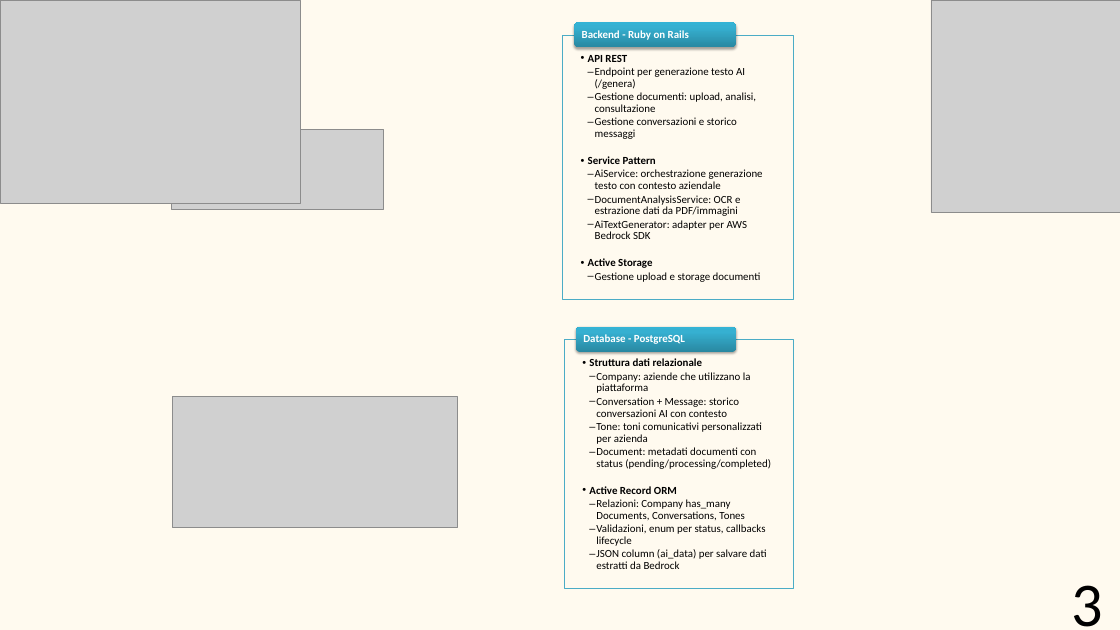
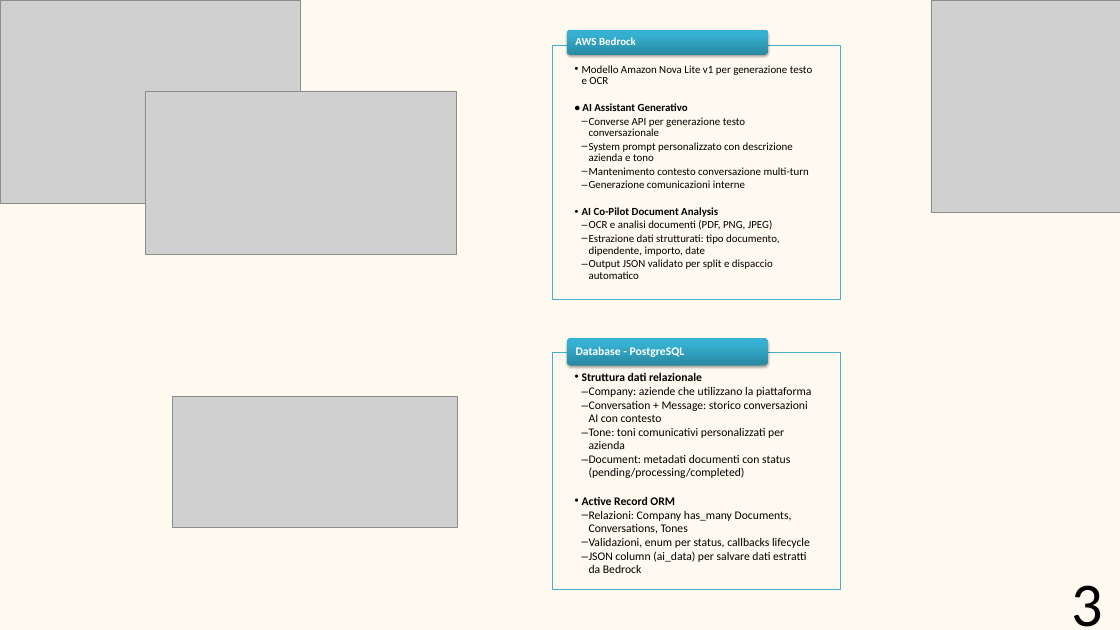
Before and after one commit to BugBustersUnipd/DocumentazioneSWE, a slide deck: slide 4 of RTB/TECNOLOGIE/Tecnologie.pptx. Drawn at 1120x630 pixels with LibreOffice and Linux fonts; fonts in the diff are those of the drawing; grey boxes stand for pictures. Boxes give left, top, right and bottom in pixels: in the first picture for what was removed or moved away, otherwise in the second. Text is boxed around its words. In the diff, an @@ line names an element or a change of style, - is before the commit and + after.

```diff
--- a/RTB/TECNOLOGIE/Tecnologie.pptx
+++ b/RTB/TECNOLOGIE/Tecnologie.pptx
@@ rectangle resized from (x1=563, y1=35, x2=794, y2=300) to (x1=552, y1=46, x2=840, y2=300) @@
@@ rounded rectangle resized from (x1=575, y1=22, x2=736, y2=48) to (x1=567, y1=30, x2=768, y2=55) @@
@@ text added at (x1=575, y1=37, x2=636, y2=45), 14 pt, text #FFFFFF, bold @@
+AWS Bedrock
@@ text removed at (x1=582, y1=30, x2=689, y2=40) @@
-Backend - Ruby on Rails
@@ text removed at (x1=588, y1=55, x2=763, y2=282) @@
-  • API REST
-    – Endpoint per generazione testo AI (/genera)
-    – Gestione documenti: upload, analisi, consultazione
-    – Gestione conversazioni e storico messaggi
-  • Service Pattern
-    – AiService: orchestrazione generazione testo con contesto aziendale
-    – DocumentAnalysisService: OCR e estrazione dati da PDF/immagini
-    – AiTextGenerator: adapter per AWS Bedrock SDK
-  • Active Storage
-    – Gestione upload e storage documenti
@@ text added at (x1=582, y1=65, x2=812, y2=279), 14 pt, text #000000 @@
+  • Modello Amazon Nova Lite v1 per generazione testo e OCR
+  • AI Assistant Generativo
+    – Converse API per generazione testo conversazionale
+    – System prompt personalizzato con descrizione azienda e tono
+    – Mantenimento contesto conversazione multi-turn
+    – Generazione comunicazioni interne
+  • AI Co-Pilot Document Analysis
+    – OCR e analisi documenti (PDF, PNG, JPEG)
+    – Estrazione dati strutturati: tipo documento, dipendente, importo, date
+    – Output JSON validato per split e dispaccio automatico
@@ picture added at (x1=145, y1=91, x2=456, y2=254) @@
@@ picture removed at (x1=172, y1=129, x2=384, y2=209) @@
@@ text "Struttura dati relazionale" moved from (x1=589, y1=358, x2=771, y2=569) to (x1=582, y1=372, x2=811, y2=573) @@
@@ text "Struttura dati relazionale" at (x1=582, y1=372, x2=811, y2=573): size 14 to 15 pt @@
@@ rectangle resized from (x1=564, y1=339, x2=793, y2=588) to (x1=552, y1=352, x2=840, y2=590) @@
@@ rounded rectangle resized from (x1=576, y1=327, x2=736, y2=352) to (x1=567, y1=338, x2=768, y2=365) @@
@@ text "Database - PostgreSQL" at (x1=576, y1=347, x2=685, y2=357): size 14 to 15 pt @@
@@ text "Database - PostgreSQL" moved from (x1=583, y1=334, x2=685, y2=344) to (x1=576, y1=347, x2=685, y2=357) @@
```
Also in this commit, not shown: 1 other slide changed, 1 other file.
